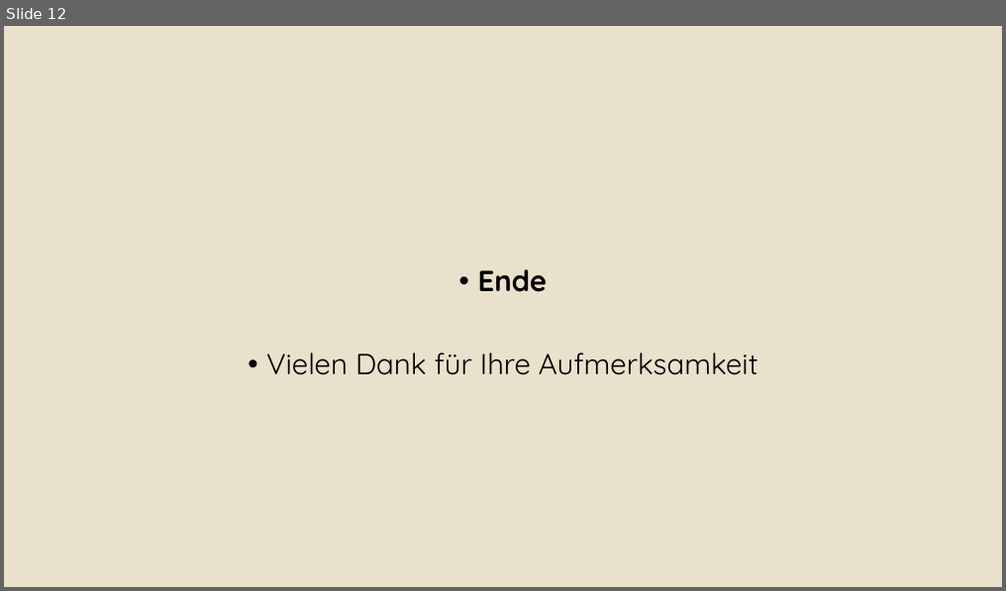
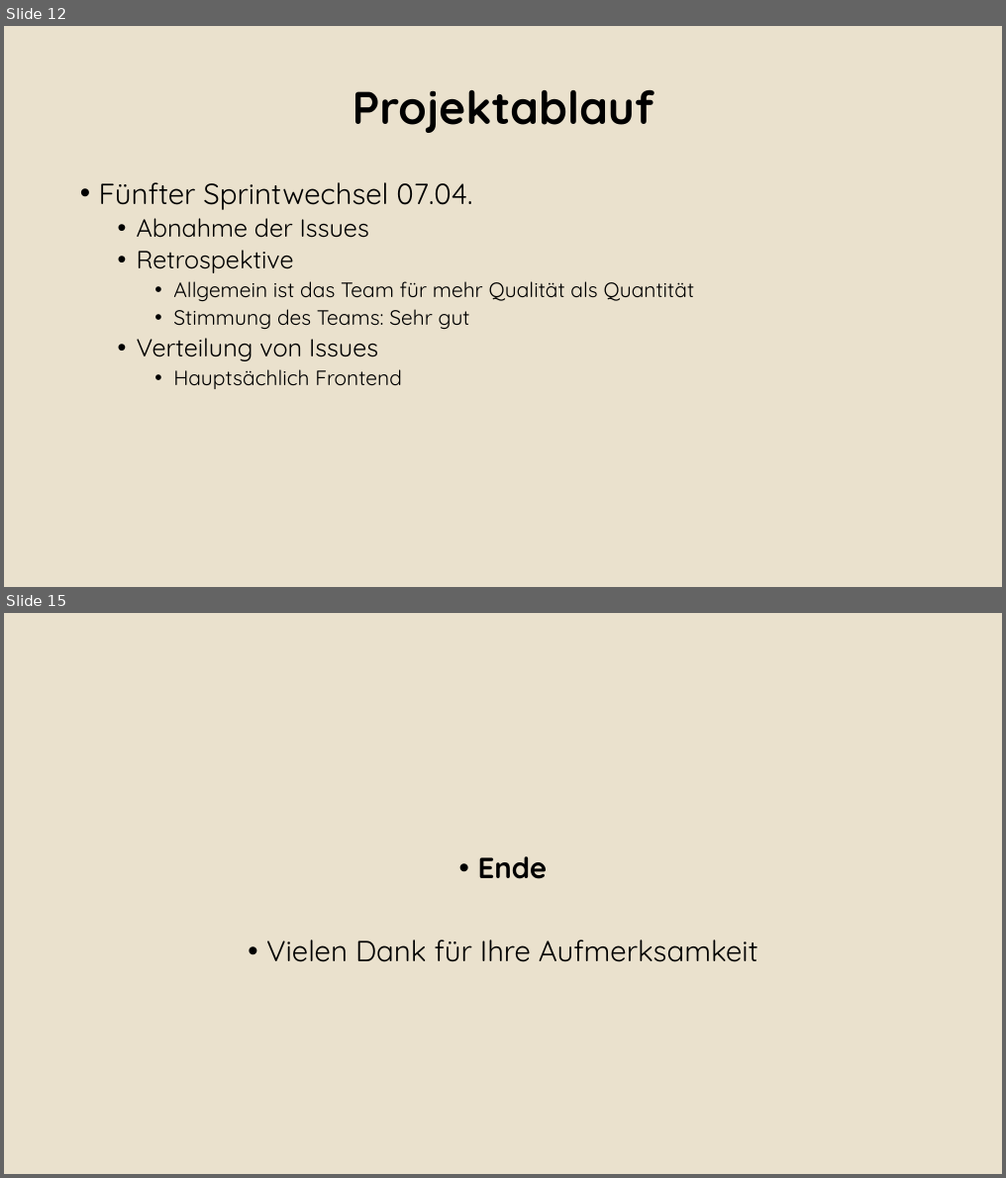
Before and after one commit to Alergeek/Dokumentation, a slide deck: Allergeeks/Corporate Design/Bsp Präsi.pptx. Shown one above the other, each under a label of ours: slide 12 before the commit, slides 12 and 15 after it; the slides between them are not shown. The pictures are 1006x591 and 1006x1178 pixels, drawn with LibreOffice and Linux fonts; fonts in the diff are those of the drawing; background and template pictures are left out. Boxes give left, top, right and bottom in pixels: in the first picture for what was removed or moved away, otherwise in the second. Text is boxed around its words. In the diff, an @@ line names an element or a change of style, - is before the commit and + after.

```diff
--- a/Allergeeks/Corporate Design/Bsp Präsi.pptx
+++ b/Allergeeks/Corporate Design/Bsp Präsi.pptx
@@ slide 12 added at [4, 26, 1002, 587], background #EAE2CE @@
@@ title added at [352, 90, 654, 133], 44 pt, text #000000, bold @@
+Projektablauf
@@ text added at [99, 182, 695, 389], 20 pt, text #000000 @@
+• Fünfter Sprintwechsel 07.04.
+  • Abnahme der Issues
+  • Retrospektive
+    • Allgemein ist das Team für mehr Qualität als Quantität
+    • Stimmung des Teams: Sehr gut
+  • Verteilung von Issues
+    • Hauptsächlich Frontend
@@ what was slide 12 is now slide 15 @@
```
Also in this commit, not shown: 2 slides changed, 11 other slides added, 9 slides removed, 5 other files.
